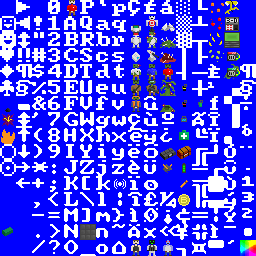
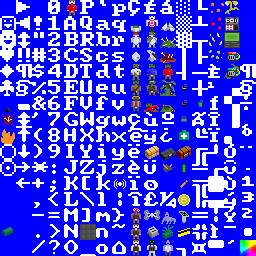
Layered file, before and after one edit (256×256). Changes by layer:
added layer "NO-LEGGER" above "cardkey" over [144, 103, 159, 112]
added layer "cardkey" above "terminal" over [178, 228, 190, 237]
added layer "terminal" above "hyper donut" over [179, 211, 189, 223]
added layer "hyper donut" above "race companions" over [131, 208, 141, 224]
added layer "race companions" above "Layer 6" over [131, 210, 176, 240]
added layer "Layer 6" above "artifact chest" over [162, 230, 173, 239]
added layer "artifact chest" above "Layer 0" over [145, 146, 159, 159]
painted on "Layer 0" over [128, 96, 190, 240]
